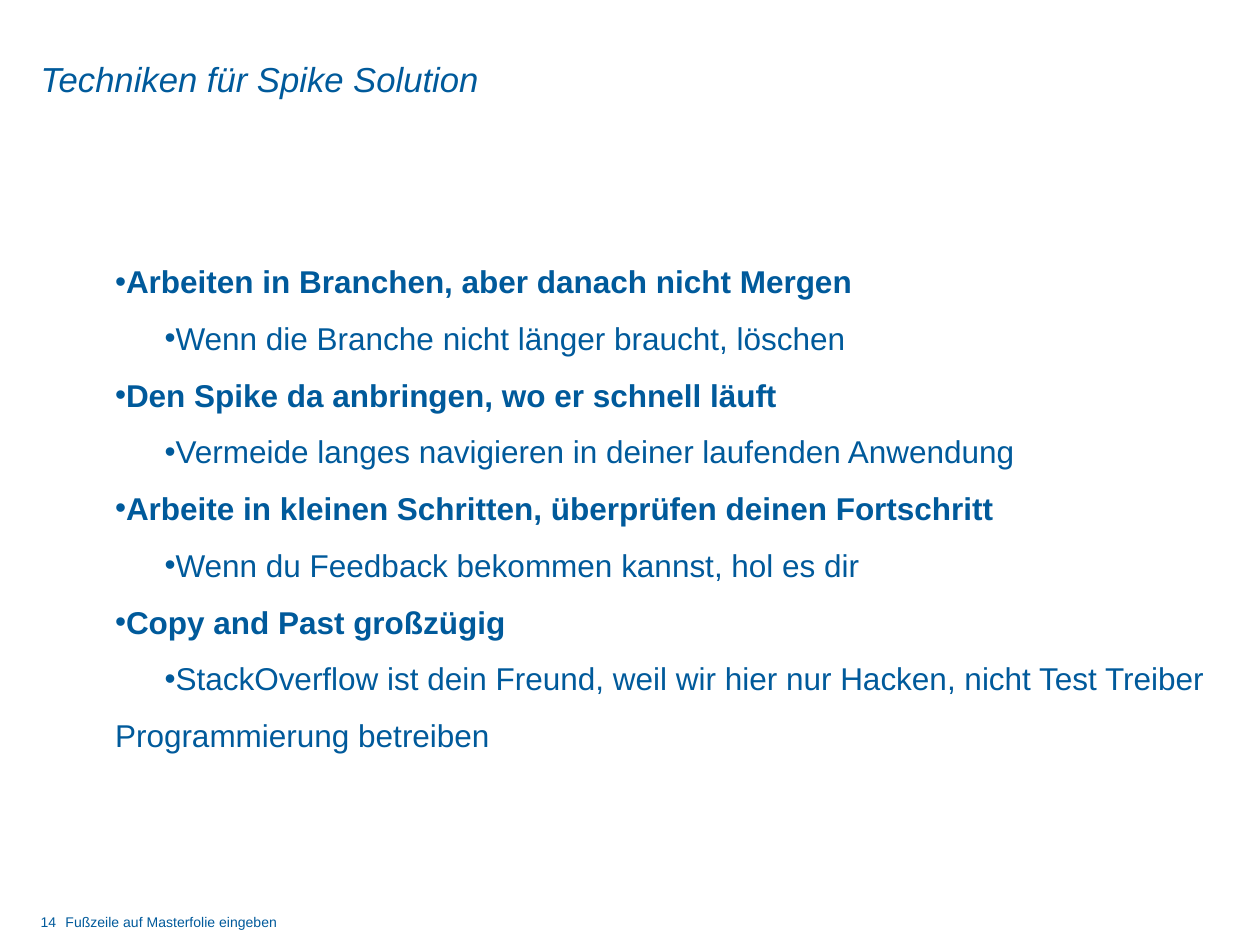
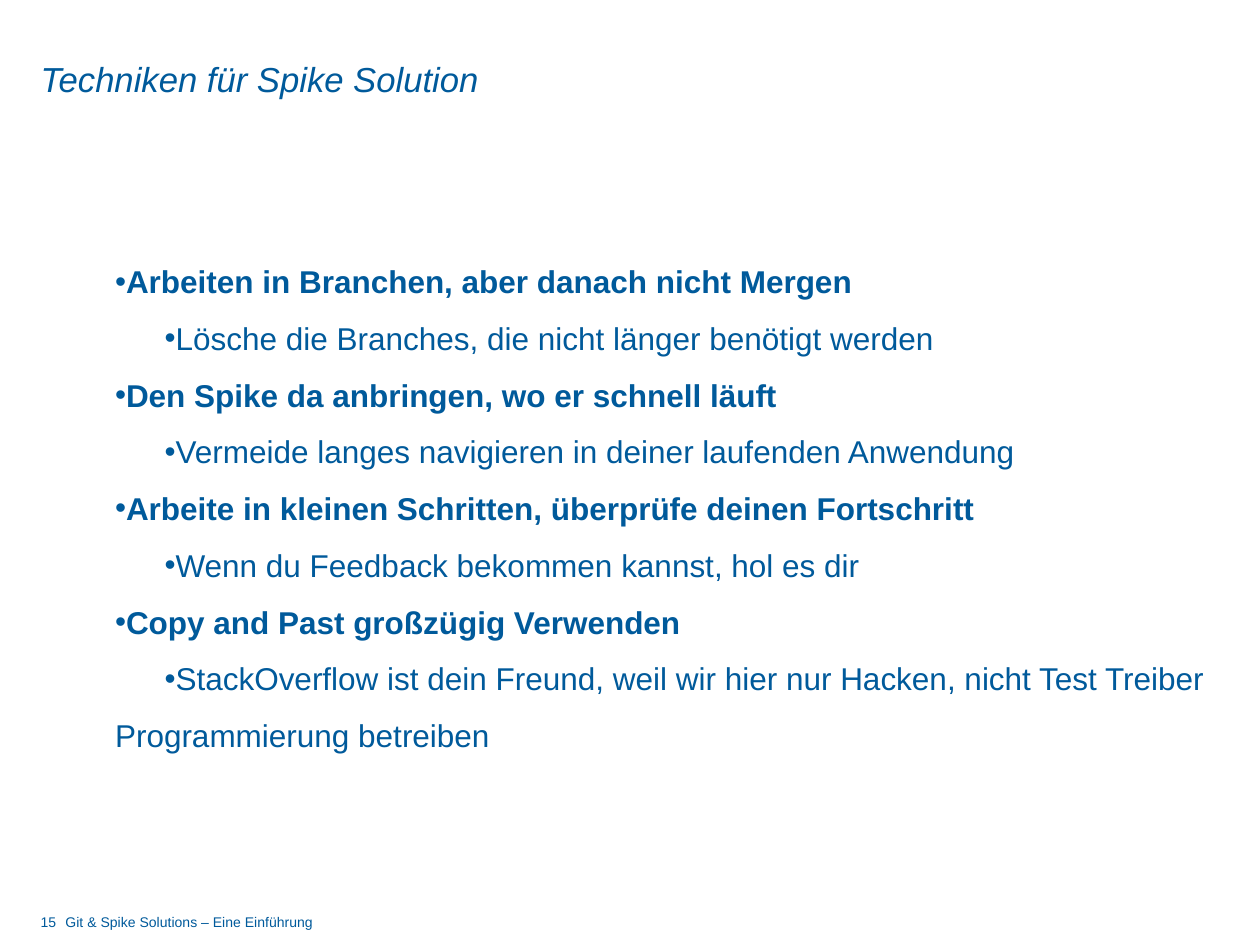
Before and after one commit to dot5343/TestRep, a slide deck: slide 15 of git_vortrag.pptx (slide 14 before the commit). Drawn at 1260x945 pixels with LibreOffice and Linux fonts; fonts in the diff are those of the drawing; background and template pictures are left out. Boxes give left, top, right and bottom in pixels: in the first picture for what was removed or moved away, otherwise in the second. Text is boxed around its words. In the diff, an @@ line names an element or a change of style, - is before the commit and + after.

Commit message:
Fußzeile hinzugefügt; Namen hinzugefügt; Was ist Git -> verfügbare Clients aufgelistet; git pull und git diff hinzugefügt; Formulierungsänderungen Folien 12, 15, 16;

```diff
--- a/git_vortrag.pptx
+++ b/git_vortrag.pptx
@@ text at (x1=165, y1=327, x2=933, y2=356): text changed @@
-  • Wenn die Branche nicht länger braucht, löschen
+  • Lösche die Branches, die nicht länger benötigt werden
@@ text at (x1=126, y1=497, x2=974, y2=526): text changed @@
-• Arbeite in kleinen Schritten, überprüfen deinen Fortschritt
+• Arbeite in kleinen Schritten, überprüfe deinen Fortschritt
@@ text at (x1=126, y1=611, x2=680, y2=640): text changed @@
-• Copy and Past großzügig
+• Copy and Past großzügig Verwenden
@@ page number at (x1=41, y1=917, x2=57, y2=927): text changed @@
-14
+15
@@ text removed at (x1=65, y1=917, x2=277, y2=930) @@
-Fußzeile auf Masterfolie eingeben
@@ text added at (x1=65, y1=917, x2=313, y2=930), 8 pt, text #005A9B @@
+Git & Spike Solutions – Eine Einführung
```
Also in this commit, not shown: 13 other slides changed, 1 slide added.
